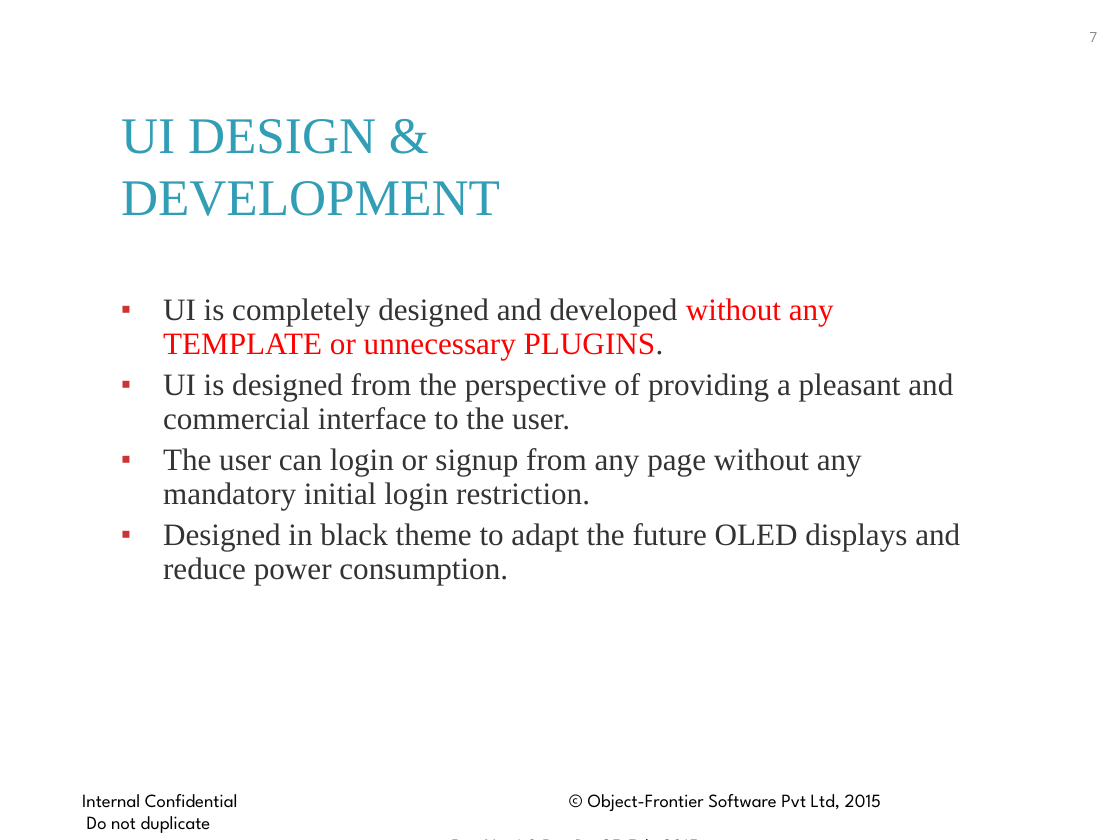
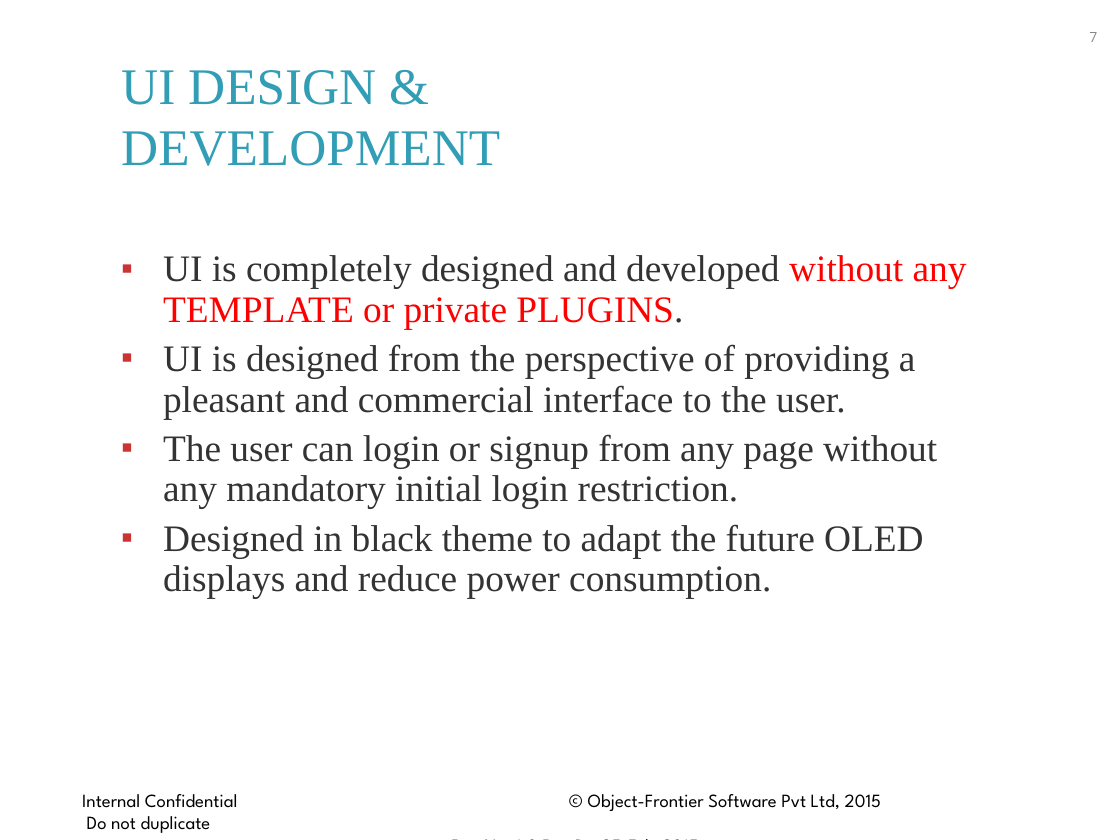
Before and after one commit to santoshofs/TesT, a slide deck: slide 7 of Activity/Mvp/OFS_PPT_Template.ppt. Drawn at 1120x840 pixels with LibreOffice and Linux fonts; fonts in the diff are those of the drawing; background and template pictures are left out. Boxes give left, top, right and bottom in pixels: in the first picture for what was removed or moved away, otherwise in the second. Text is boxed around its words. In the diff, an @@ line names an element or a change of style, - is before the commit and + after.

```diff
--- a/Activity/Mvp/OFS_PPT_Template.ppt
+++ b/Activity/Mvp/OFS_PPT_Template.ppt
@@ title "UI DESIGN & DEVELOPMENT" moved from (x1=121, y1=119, x2=500, y2=216) to (x1=121, y1=70, x2=500, y2=166) @@
@@ text "UI is completely designed and ..." moved from (x1=163, y1=298, x2=960, y2=584) to (x1=163, y1=255, x2=967, y2=599) @@
@@ text at (x1=163, y1=255, x2=967, y2=329): text changed; size 20 to 24 pt; text colour #FF0000 to #333333 @@
-▪ UI is completely designed and developed without any TEMPLATE or unnecessary PLUGINS.
+▪ UI is completely designed and developed without any TEMPLATE or private PLUGINS.
@@ text at (x1=163, y1=344, x2=937, y2=599): size 20 to 24 pt in "UI is designed from the perspective of ...", "The user can login or signup from ...", "Designed in black theme to adapt the ..."; more space between paragraphs @@
```
Also in this commit, not shown: 6 other slides changed, 2 slides added, 1 slide removed.
